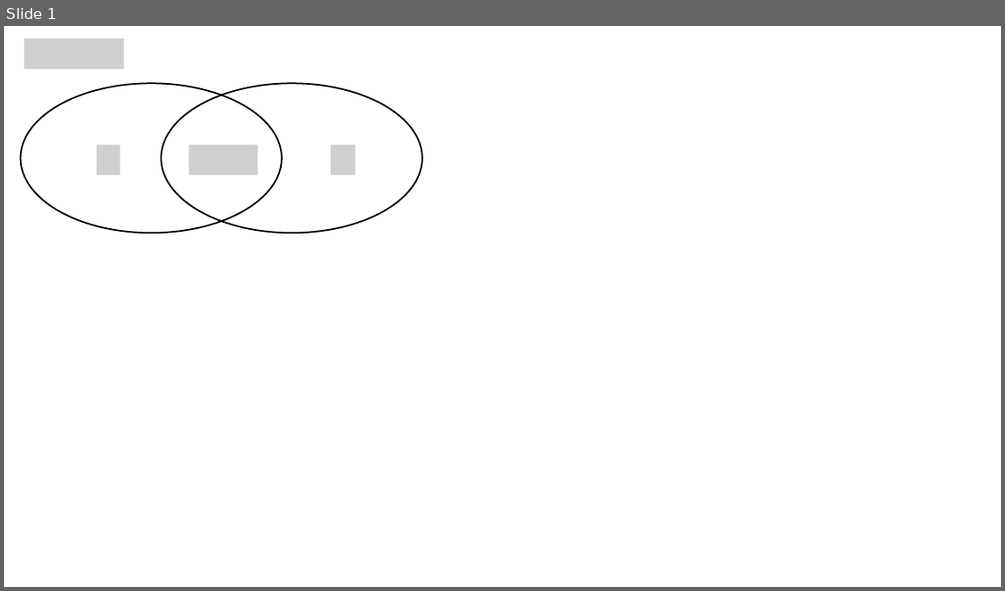
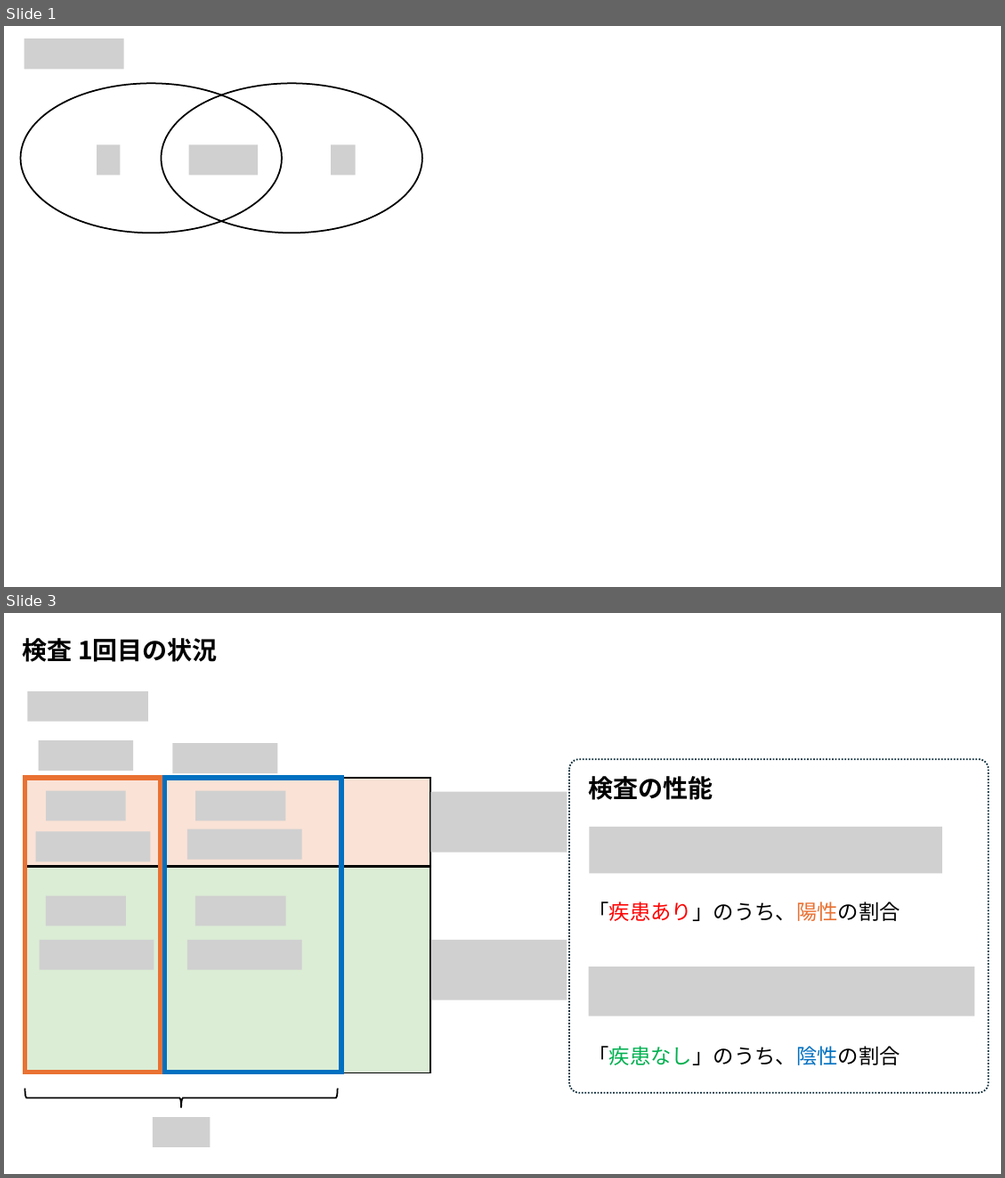
Before and after one commit to Takayoshi-Matsuyama/app_repo, a slide deck: stat/bayes theorem and PCR test.pptx. Shown one above the other, each under a label of ours: slide 1 before the commit, slides 1 and 3 after it; the slides between them are not shown. The pictures are 1005x591 and 1005x1178 pixels, drawn with LibreOffice and Linux fonts; fonts in the diff are those of the drawing; grey boxes stand for pictures. Boxes give left, top, right and bottom in pixels: in the first picture for what was removed or moved away, otherwise in the second. Text is boxed around its words. In the diff, an @@ line names an element or a change of style, - is before the commit and + after.

Commit message:
bayes - 事前確率、検査性能

```diff
--- a/stat/bayes theorem and PCR test.pptx
+++ b/stat/bayes theorem and PCR test.pptx
@@ slide 3 added at (4, 613, 1001, 1174), background #FFFFFF @@
@@ text added at (23, 638, 218, 662), 24 pt, text #000000, bold @@
+検査 1回目の状況
@@ picture added at (27, 691, 147, 722) @@
@@ picture added at (39, 740, 133, 770) @@
@@ picture added at (172, 743, 278, 773) @@
@@ group added at (569, 759, 988, 1093): 3 texts, 2 pictures, 1 rounded rectangle @@
+検査の性能
+「疾患あり」のうち、陽性の割合
+「疾患なし」のうち、陰性の割合
@@ rectangle added at (25, 778, 430, 866), fill #E97132 at 20% opacity, outline #000000 1.5 pt @@
@@ rectangle added at (25, 778, 161, 1072), outline #E97132 4.5 pt @@
@@ picture added at (46, 791, 126, 821) @@
@@ rectangle added at (165, 778, 341, 1072), outline #0070C0 4.5 pt @@
@@ picture added at (195, 791, 286, 821) @@
@@ picture added at (431, 792, 567, 852) @@
@@ picture added at (35, 831, 150, 861) @@
@@ picture added at (187, 829, 301, 859) @@
@@ rectangle added at (25, 867, 430, 1073), fill #4EA72E at 20% opacity, outline #000000 1.5 pt @@
@@ picture added at (46, 896, 126, 925) @@
@@ picture added at (195, 896, 286, 925) @@
@@ picture added at (39, 940, 154, 970) @@
@@ picture added at (187, 940, 301, 970) @@
@@ picture added at (431, 940, 567, 1000) @@
@@ right brace added at (25, 1088, 338, 1107), outline #000000 1.5 pt @@
@@ picture added at (153, 1117, 210, 1147) @@
```
Also in this commit, not shown: 1 slide changed, 2 other files.
